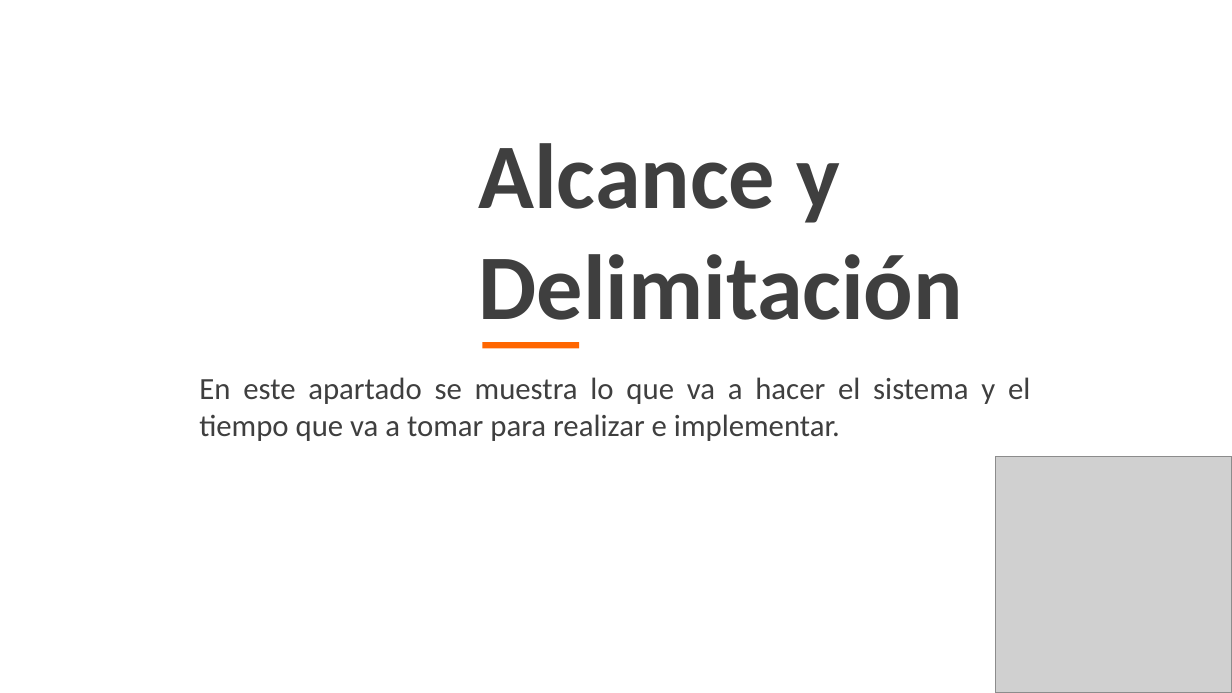
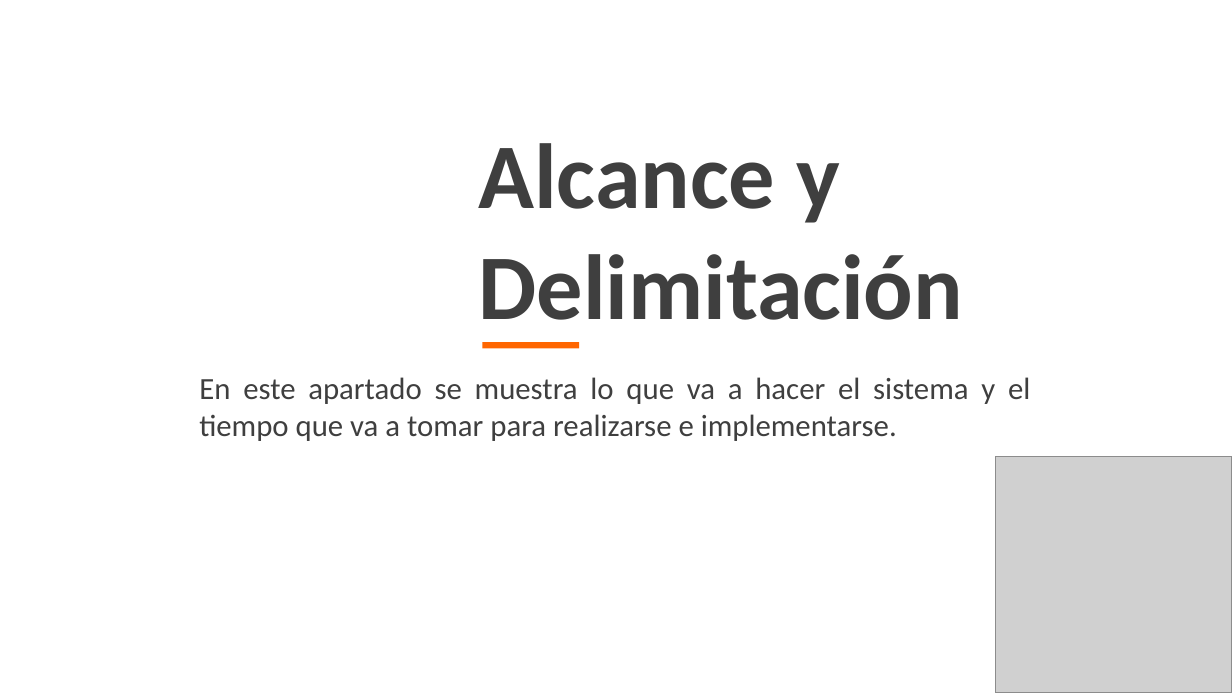
Before and after one commit to NicolasReatiga/Gestor-e, a slide deck: slide 10 of proy_formativo/documentacion/1er_Trim/1 - Plantilla de Presentación de la Sustentacion.pptx. Drawn at 1232x693 pixels with LibreOffice and Linux fonts; fonts in the diff are those of the drawing; grey boxes stand for pictures; background and template pictures are left out. Boxes give left, top, right and bottom in pixels: in the first picture for what was removed or moved away, otherwise in the second. Text is boxed around its words. In the diff, an @@ line names an element or a change of style, - is before the commit and + after.

```diff
--- a/proy_formativo/documentacion/1er_Trim/1 - Plantilla de Presentación de la Sustentacion.pptx
+++ b/proy_formativo/documentacion/1er_Trim/1 - Plantilla de Presentación de la Sustentacion.pptx
@@ text at (199, 377, 1030, 441): text changed @@
-En este apartado se muestra lo que va a hacer el sistema y el tiempo que va a tomar para realizar e implementar.
+En este apartado se muestra lo que va a hacer el sistema y el tiempo que va a tomar para realizarse e implementarse.
```
Also in this commit, not shown: 4 other slides changed.
